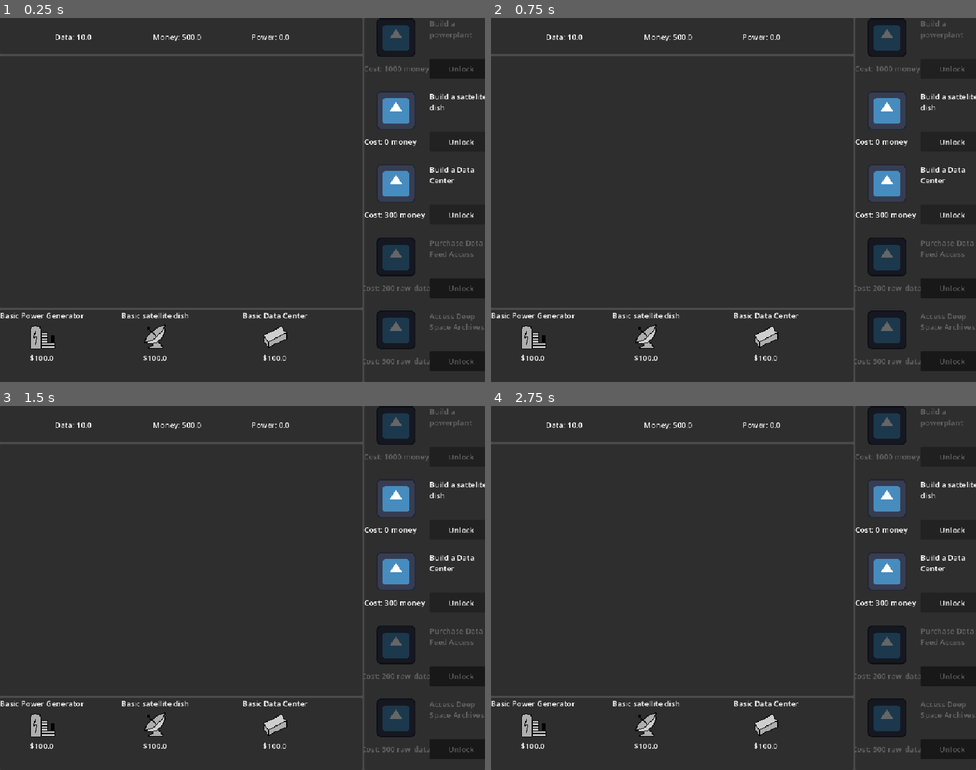
Above: before the commit, frames 1-4 (two rows, left to right).
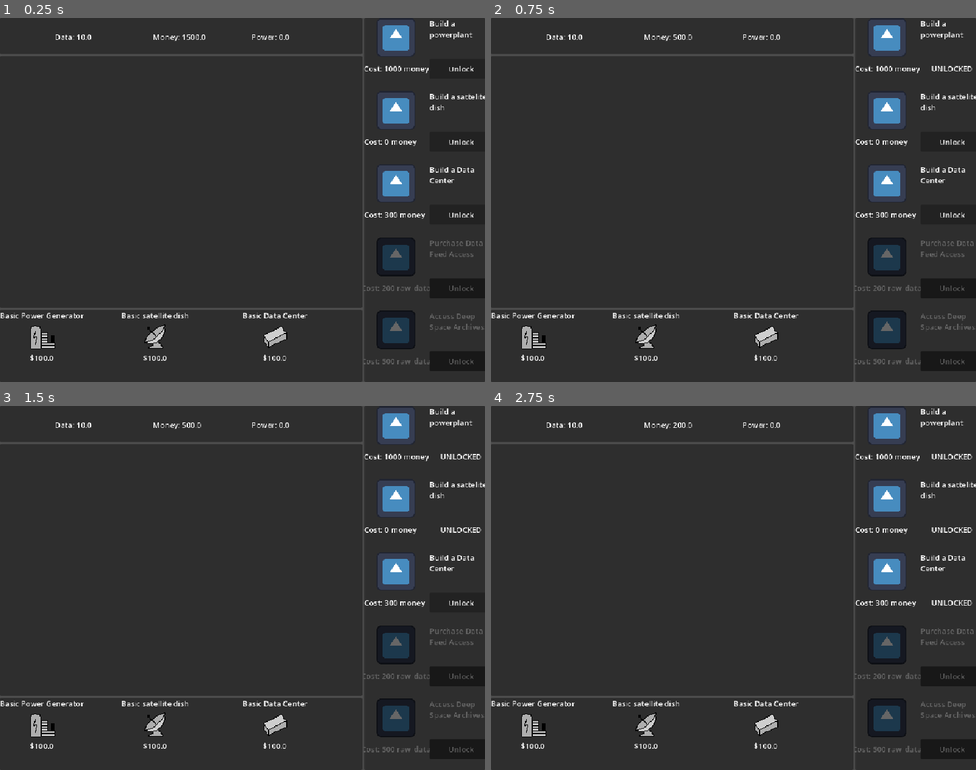
Above: after the commit, the same moments.

Repository: 23edsa/LDJAM_59
Game: Godot game, scene res://Scenes/Main.tscn
Same seed, same stepped clock (60 frames per second), same inputs: the game is played once before the commit and once after it. The engine's default icon, where the game draws it, is replaced by a stand-in: a white triangle on a blue panel in a dark square.
Inputs:
- Up to frame 1 (0.25 s): no input
- Up to frame 2 (0.75 s): click "Unlock" at 0.5 s
- Up to frame 3 (1.5 s): click "Unlock" at 1.25 s
- Up to frame 4 (2.75 s): click "Unlock" at 2 s

The runs differ from the first frame. In frame 1, 1.1% of the frame differs, in the area x 37-98%, y 0-16%; in frame 2, 1.1%; in frame 3, 1.2%; in frame 4, 1.3%, in the area x 37-100%, y 0-55%.

Commit message:
Added adjacency bonus

Diff:
--- a/Scenes/Generators/BasicBuilding.tscn
+++ b/Scenes/Generators/BasicBuilding.tscn
@@ -30,3 +30,9 @@
 rounded = true
 fill_mode = 3
 show_percentage = false
+
+[node name="AdjacencyLabel" type="Label" parent="." unique_id=507095415]
+offset_left = -32.0
+offset_top = -32.0
+offset_right = -31.0
+offset_bottom = -9.0
--- a/Scenes/Generators/Basic_powe_generator.tscn
+++ b/Scenes/Generators/Basic_powe_generator.tscn
@@ -4,7 +4,14 @@
 [ext_resource type="Texture2D" uid="uid://fx0het3sdby1" path="res://Assets/power_generator_atlas_texture.tres" id="2_o2xd8"]
 
 [node name="BasicBuilding" unique_id=738684379 instance=ExtResource("1_gv626")]
+building_name = "powerplant"
 Generator_time = 1.0
+adjacency_rules = {
+"powerplant": {
+"prod_mod": 1.13,
+"speed_mod": 1.0
+}
+}
 produces = {
 "power": 10.0
 }
--- a/Scenes/Generators/basic_data_generator.tscn
+++ b/Scenes/Generators/basic_data_generator.tscn
@@ -4,6 +4,7 @@
 [ext_resource type="Texture2D" uid="uid://bw8tpgoj38hki" path="res://Assets/Sat_dish_atlas_texture.tres" id="2_ehdky"]
 
 [node name="Basic_Data_generator" unique_id=738684379 instance=ExtResource("1_es0l0")]
+building_name = "sattelite_dish"
 produces = {
 "raw_data": 10.0
 }
--- a/Scenes/Generators/basic_money_generator.tscn
+++ b/Scenes/Generators/basic_money_generator.tscn
@@ -4,6 +4,7 @@
 [ext_resource type="Texture2D" uid="uid://b2jueik0iwjok" path="res://Assets/data_center_atlas_texture.tres" id="2_kcgl2"]
 
 [node name="Basic_money_generator" unique_id=738684379 instance=ExtResource("1_t25se")]
+building_name = "datacenter"
 Generator_time = 0.3
 click_boost_amount = 0.1
 produces = {
--- a/Scripts/basic_building.gd
+++ b/Scripts/basic_building.gd
@@ -5,6 +5,16 @@
 @export var building_name:String = "Basic Building"
 @export var Generator_time:float = 5.0
 @export var click_boost_amount:float = 0.5
+#Structure for adjacency bonuses
+#{ "NeighborName": {"prod_mod": 1.5, "cons_mod": 1.2, "speed_mod": 0.8} }
+@export var adjacency_rules: Dictionary = {}
+
+var current_prod_mod:float = 1.0
+var current_cons_mod:float = 1.0
+var current_speed_mod:float = 1.0
+var active_affectors_count:int = 0
+
+
 
 # Keys should be Strings (e.g., "power"), Values should be Numbers (e.g., 5)
 @export var produces: Dictionary = {"money": 0}
@@ -12,6 +22,7 @@
 var resource_manager:Node2D
 var is_working:bool = false
 var refund_value:float = 0
+
 
 
 signal resource_transaction_requested(consume_dict:Dictionary, produce_dict:Dictionary)
@@ -39,14 +50,47 @@
 	timer.wait_time = Generator_time
 	timer.start()
 	timer.one_shot = true
+	$AdjacencyLabel.visible = false
+
+func calculate_adjacency(neighbor_names:Array):
+	current_prod_mod = 1.0
+	current_cons_mod = 1.0
+	current_speed_mod = 1.0
+	active_affectors_count = 0
+
+	for neighbor in neighbor_names:
+		if adjacency_rules.has(neighbor):
+			var rules = adjacency_rules[neighbor]
+			if rules.has("prod_mod"): current_prod_mod *= rules["prod_mod"]
+			if rules.has("cons_mod"): current_cons_mod *= rules["cons_mod"]
+			if rules.has("speed_mod"): current_speed_mod *= rules["speed_mod"]
+			active_affectors_count += 1
+	var new_wait_time = max(0.01, Generator_time*current_speed_mod)
+	if timer.wait_time != new_wait_time:
+		var time_left_ratio = 0.0
+		if timer.wait_time > 0:
+			time_left_ratio = timer.time_left / timer.wait_time
+		timer.wait_time = new_wait_time
+		if is_working and timer.time_left > 0:
+			timer.start(timer.wait_time * time_left_ratio)
+	if active_affectors_count >0:
+		$AdjacencyLabel.visible = true
+		$AdjacencyLabel.text = str(active_affectors_count)
+	if active_affectors_count == 0:
+		$AdjacencyLabel.visible = false
 
 func try_start_generation():
 	if resource_manager == null:
 		return
 
-	if consumes.is_empty() or resource_manager.try_consume(consumes):
+	var actual_consumes = {}
+	for key in consumes.keys():
+		actual_consumes[key] = consumes[key]*current_cons_mod
+
+
+	if actual_consumes.is_empty() or resource_manager.try_consume(actual_consumes):
 		is_working = true
-		timer.start(Generator_time)
+		timer.start(timer.wait_time)
 	else:
 		is_working = false
 		timer.stop()
@@ -54,20 +98,20 @@
 
 
 func _on_generator_timer_timeout():
-	#generate_resources()
-	#timer.start(Generator_time)
 	if not is_working:
 		return
 
 	if resource_manager != null and not produces.is_empty():
-		resource_manager.produce_resources(produces)
+		var actual_produces ={}
+		for key in produces.keys():
+			actual_produces[key] = produces[key]*current_prod_mod
+			print(actual_produces[key])
+
+		resource_manager.produce_resources(actual_produces)
 
 	is_working = false
-
 	try_start_generation()
 
-func generate_resources():
-	resource_transaction_requested.emit(consumes, produces)
 
 
 func _input_event(viewport, event, shape_idx):
--- a/Scripts/level_manager.gd
+++ b/Scripts/level_manager.gd
@@ -74,6 +74,7 @@
 
 		moving_building_data = {}
 
+	update_local_adjacencies(target_grid_pos)
 	ghost_preview.visible = false
 
 
@@ -117,6 +118,7 @@
 		set_drag_preview(invis_preview)
 
 		return moving_building_data
+	update_local_adjacencies(grid_pos)
 	return null
 
 
@@ -126,3 +128,26 @@
 		var manager_bounds = Rect2(Vector2.ZERO, size)
 		if not manager_bounds.has_point(local_mouse):
 			ghost_preview.visible = false
+
+func update_local_adjacencies(center_pos:Vector2):
+
+	var directions = [Vector2(0,-grid_size.y), Vector2(0,grid_size.y),
+	Vector2(-grid_size.x,0),Vector2(grid_size.x,0)]
+
+	var cells_to_update = [center_pos]
+	for dir in directions:
+		cells_to_update.append(center_pos+dir)
+
+	for pos in cells_to_update:
+		if occupied_cells.has(pos):
+			var building = occupied_cells[pos]
+
+			var my_neighbors = []
+			for dir in directions:
+				var neighbor_pos = pos+dir
+				if occupied_cells.has(neighbor_pos):
+					my_neighbors.append(occupied_cells[neighbor_pos].building_name)
+
+
+			if building.has_method("calculate_adjacency"):
+				building.calculate_adjacency(my_neighbors)
--- a/Scripts/resource_manager.gd
+++ b/Scripts/resource_manager.gd
@@ -6,7 +6,7 @@
 
 var resources: Dictionary ={
 	"raw_data": 10.0,
-	"money": 500.0,
+	"money": 1500.0,
 	"power": 0.0
 }
 
